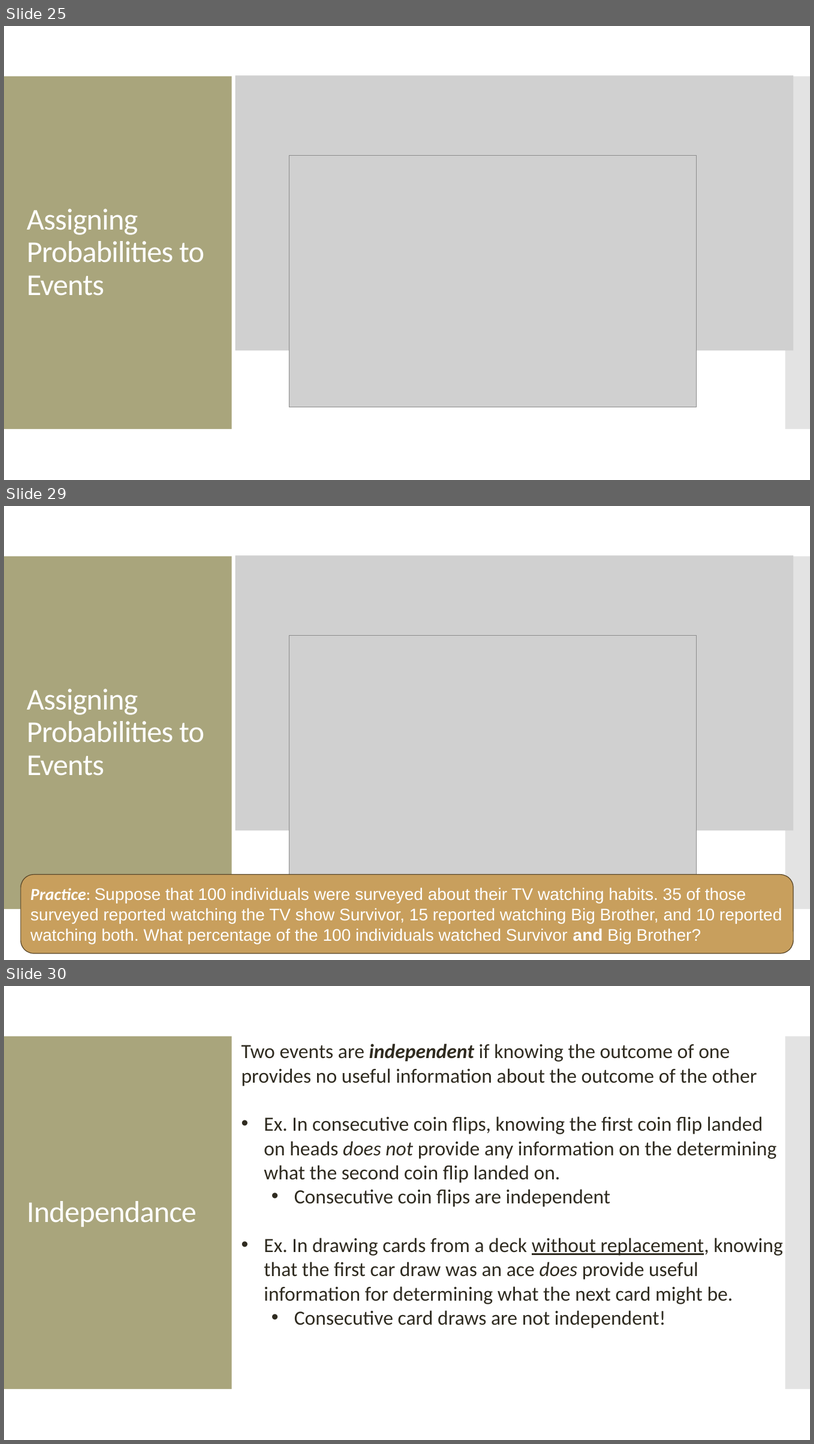
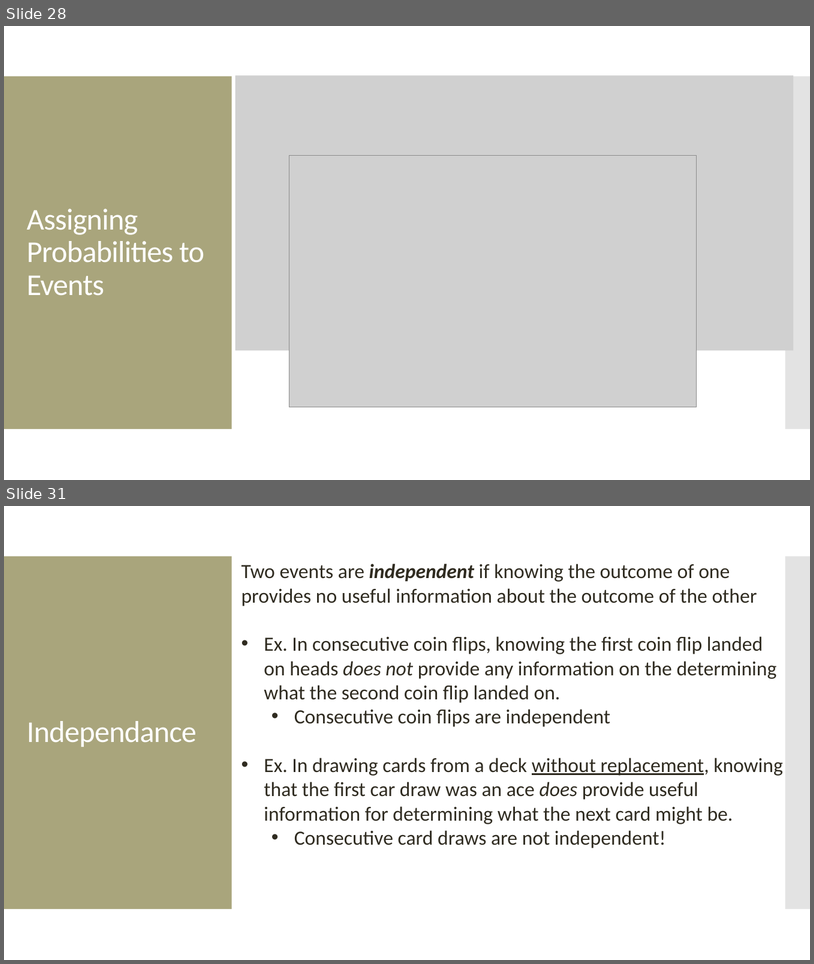
Before and after one commit to amosca01/MATH108-S24, a slide deck: slides/07-probability.pptx. Shown one above the other, each under a label of ours: slides 25, 29 and 30 before the commit, slides 28 and 31 after it; the slides between them are not shown. The pictures are 814x1444 and 814x964 pixels, drawn with LibreOffice and Linux fonts; fonts in the diff are those of the drawing; grey boxes stand for pictures. Boxes give left, top, right and bottom in pixels: in the first picture for what was removed or moved away, otherwise in the second. Text is boxed around its words. In the diff, an @@ line names an element or a change of style, - is before the commit and + after.

```diff
--- a/slides/07-probability.pptx
+++ b/slides/07-probability.pptx
@@ slide 29 removed at [4,506,810,960], background #FFFFFF; not listed: 2 template elements that a slide beside it also shows @@
@@ picture removed at [236,556,794,830] @@
@@ picture removed at [290,636,696,887] @@
@@ title removed at [27,688,204,775] @@
-Assigning Probabilities to Events
@@ rounded rectangle removed at [21,874,794,953] @@
-Practice: Suppose that 100 individuals were surveyed about their TV watching habits. 35 of those surveyed reported watching the TV show Survivor, 15 reported watching Big Brother, and 10 reported watching both. What percentage of the 100 individuals watched Survivor and Big Brother?
@@ what was slide 25 is now slide 28 @@
@@ what was slide 30 is now slide 31 @@
```
Also in this commit, not shown: 1 slide changed, 10 slides added, 2 other slides removed, 4 other files.
